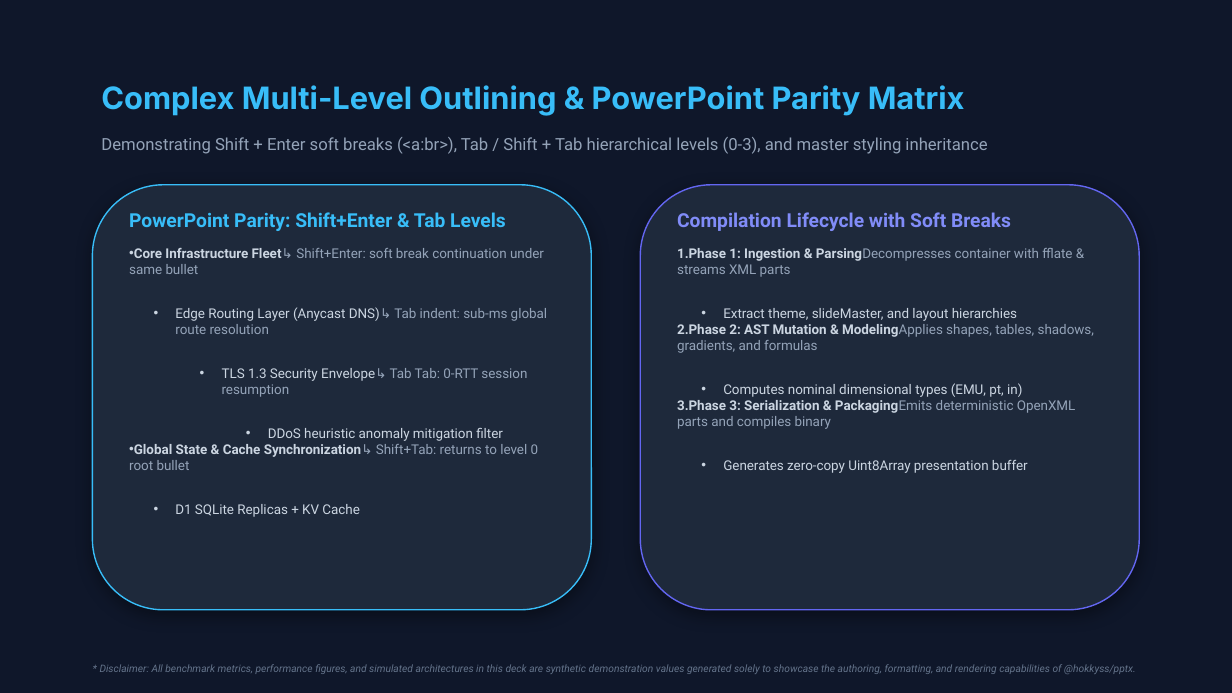
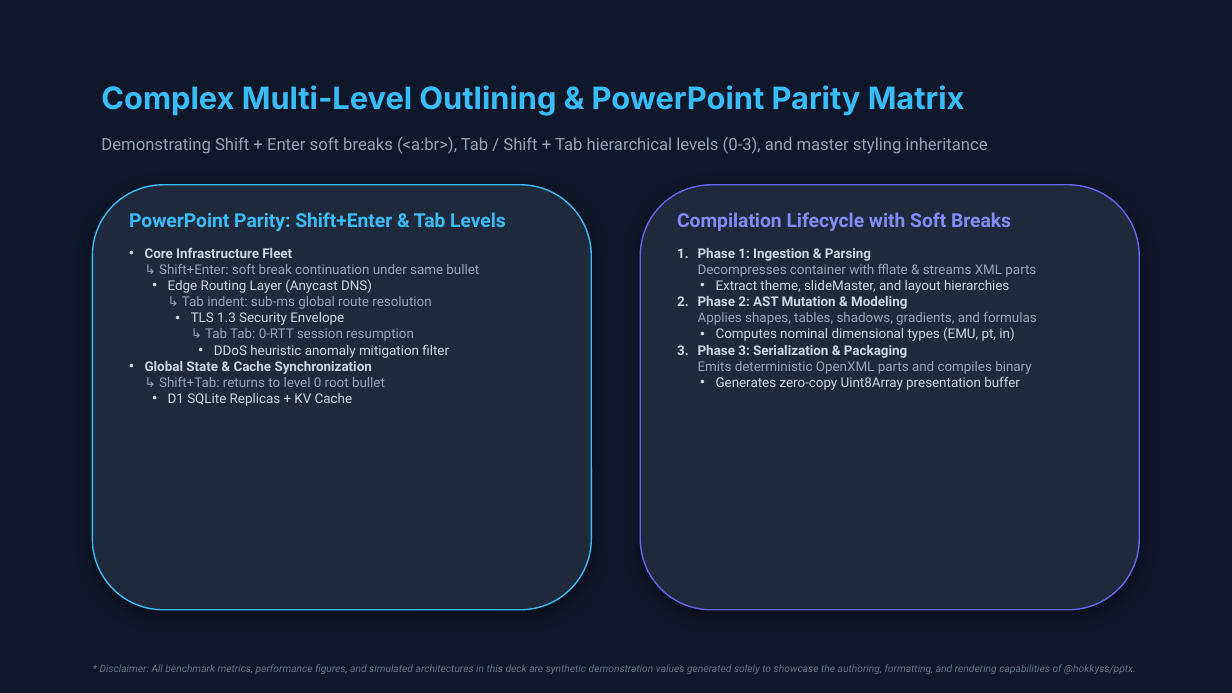
Before and after one commit to hokkyss/pptx-parser, a slide deck: slide 7 of hokkyss_showcase_deck.pptx. Drawn at 1232x693 pixels with LibreOffice and Linux fonts; fonts in the diff are those of the drawing. Boxes give left, top, right and bottom in pixels: in the first picture for what was removed or moved away, otherwise in the second. Text is boxed around its words. In the diff, an @@ line names an element or a change of style, - is before the commit and + after.

Commit message:
chore: update bullet tests and presentation serializers for ordered xml engine

```diff
--- a/hokkyss_showcase_deck.pptx
+++ b/hokkyss_showcase_deck.pptx
@@ text at [145,248,479,341]: text changed @@
-• Core Infrastructure Fleet↳ Shift+Enter: soft break continuation under same bullet
-  • Edge Routing Layer (Anycast DNS)↳ Tab indent: sub-ms global route resolution
-    • TLS 1.3 Security Envelope↳ Tab Tab: 0-RTT session resumption
+• Core Infrastructure Fleet
+  ↳ Shift+Enter: soft break continuation under same bullet
+  • Edge Routing Layer (Anycast DNS)
+    ↳ Tab indent: sub-ms global route resolution
+    • TLS 1.3 Security Envelope
+      ↳ Tab Tab: 0-RTT session resumption
@@ text at [698,248,1036,277]: text changed @@
-1. Phase 1: Ingestion & ParsingDecompresses container with fflate & streams XML parts
+1. Phase 1: Ingestion & Parsing
+   Decompresses container with fflate & streams XML parts
@@ text at [698,296,1036,325]: text changed @@
-2. Phase 2: AST Mutation & ModelingApplies shapes, tables, shadows, gradients, and formulas
+2. Phase 2: AST Mutation & Modeling
+   Applies shapes, tables, shadows, gradients, and formulas
@@ text at [716,280,1020,390]: indent changed @@
@@ text at [168,345,449,406]: indent changed @@
@@ text at [698,345,1031,374]: text changed @@
-3. Phase 3: Serialization & PackagingEmits deterministic OpenXML parts and compiles binary
+3. Phase 3: Serialization & Packaging
+   Emits deterministic OpenXML parts and compiles binary
@@ text at [145,361,385,387]: text changed @@
-• Global State & Cache Synchronization↳ Shift+Tab: returns to level 0 root bullet
+• Global State & Cache Synchronization
+  ↳ Shift+Tab: returns to level 0 root bullet
```
Also in this commit, not shown: 9 other slides changed, 6 other files.
